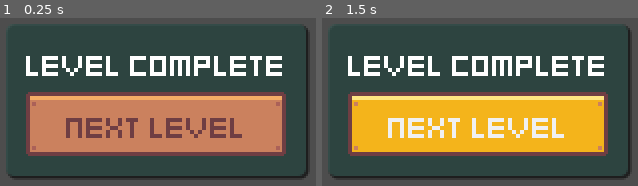
Above: before the commit, frames 1-2 (left to right).
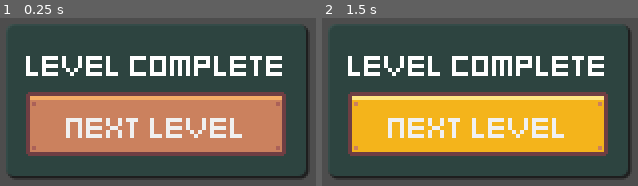
Above: after the commit, the same moments.

Repository: epergo/BBBBBB
Game: Godot game, scene res://scenes/UserInterface/level_complete.tscn
Same seed, same stepped clock (60 frames per second), same inputs: the game is played once before the commit and once after it. This scene is started directly instead of the project's main scene.
Inputs:
- Up to frame 1 (0.25 s): no input
- Up to frame 2 (1.5 s): click "Next Level" at 0.5 s; click "Next Level" at 1.25 s

The runs differ from the first frame. In frame 1, 2.8% of the frame differs, in the area x 20-77%, y 59-72%; in frame 2, nothing differs.

Commit message:
Hide mouse during gameplay

Diff:
--- a/scripts/gameplay_manager.gd
+++ b/scripts/gameplay_manager.gd
@@ -16,6 +16,8 @@
 
 
 func _ready() -> void:
+	Input.set_mouse_mode(Input.MOUSE_MODE_CAPTURED)
+
 	change_level(0, false)
 
 
--- a/scripts/level_complete.gd
+++ b/scripts/level_complete.gd
@@ -6,8 +6,14 @@
 
 
 func _ready() -> void:
+	Input.set_mouse_mode(Input.MOUSE_MODE_VISIBLE)
+
 	_button.pressed.connect(_on_next_button_pressed)
+
+	_button.grab_focus()
 
 
 func _on_next_button_pressed() -> void:
+	Input.set_mouse_mode(Input.MOUSE_MODE_CAPTURED)
+
 	next_level_pressed.emit()
--- a/scripts/main_menu.gd
+++ b/scripts/main_menu.gd
@@ -9,6 +9,8 @@
 
 
 func _ready() -> void:
+	Input.set_mouse_mode(Input.MOUSE_MODE_VISIBLE)
+
 	_playButton.pressed.connect(_on_play_pressed)
 	_optionsButton.pressed.connect(_on_options_pressed)
 	_exitButton.pressed.connect(_on_exit_pressed)
--- a/scripts/pause_menu.gd
+++ b/scripts/pause_menu.gd
@@ -13,6 +13,8 @@
 
 
 func _ready() -> void:
+	Input.set_mouse_mode(Input.MOUSE_MODE_VISIBLE)
+
 	_continueButton.pressed.connect(_on_continue_pressed)
 	_optionsButton.pressed.connect(_on_options_pressed)
 	_quitButton.pressed.connect(_on_quit_pressed)
@@ -22,6 +24,8 @@
 
 
 func unpause() -> void:
+	Input.set_mouse_mode(Input.MOUSE_MODE_CAPTURED)
+
 	queue_free()
 	get_tree().paused = false
 
